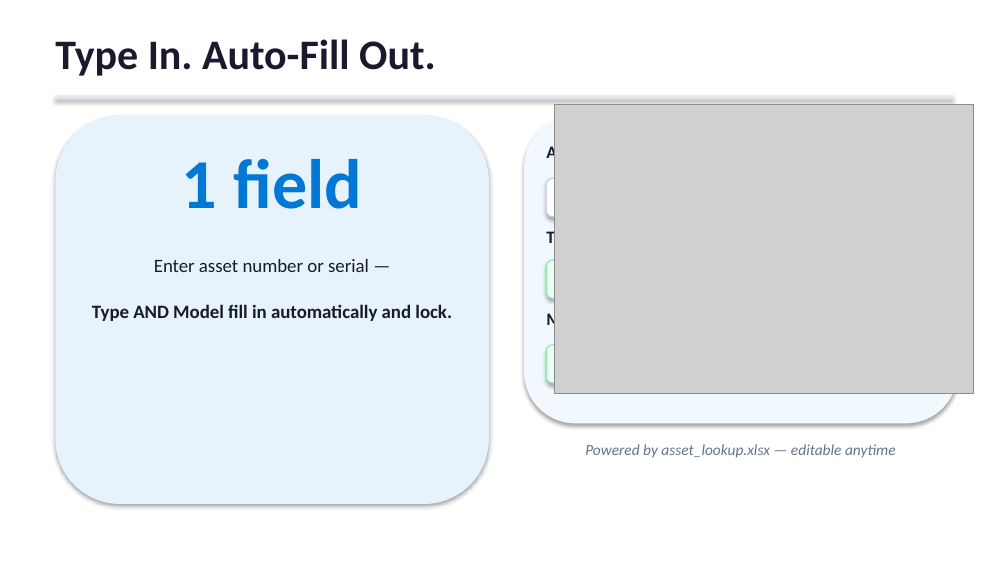
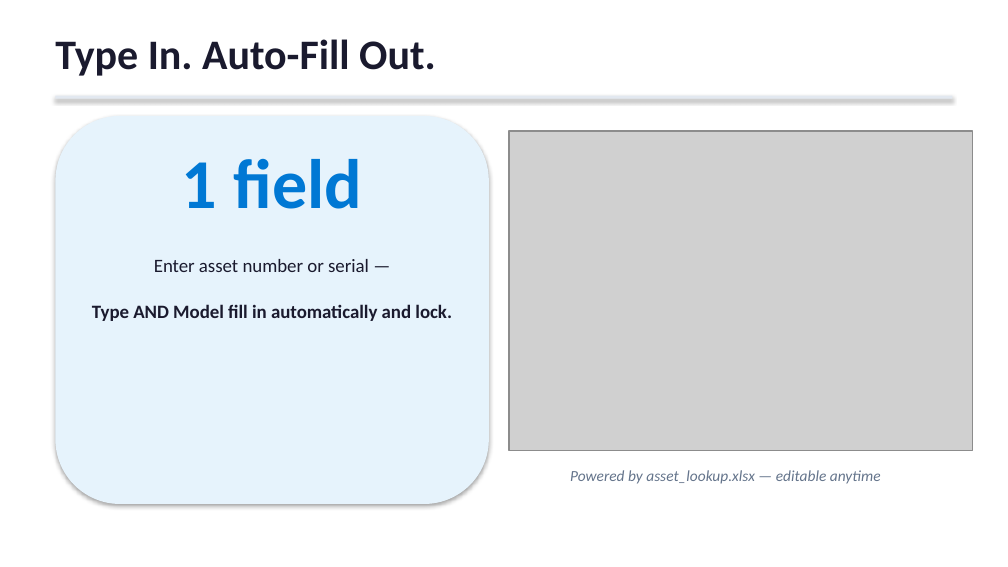
Before and after one commit to HaithamEldesouky/AssetManager, a slide deck: slide 5 of AssetManager_Presentation.pptx. Drawn at 1008x567 pixels with LibreOffice and Linux fonts; fonts in the diff are those of the drawing; grey boxes stand for pictures. Boxes give left, top, right and bottom in pixels: in the first picture for what was removed or moved away, otherwise in the second. Text is boxed around its words. In the diff, an @@ line names an element or a change of style, - is before the commit and + after.

```diff
--- a/AssetManager_Presentation.pptx
+++ b/AssetManager_Presentation.pptx
@@ rounded rectangle removed at box(524, 116, 958, 423) @@
@@ picture: place and size @@
-picture at box(554, 105, 974, 394)
+picture at box(509, 131, 973, 451)
@@ text removed at box(546, 144, 585, 163) @@
-Asset Number:
@@ rounded rectangle removed at box(546, 178, 939, 217) @@
@@ text removed at box(546, 229, 585, 248) @@
-Type:
@@ rounded rectangle removed at box(546, 260, 939, 298) @@
@@ text removed at box(546, 311, 598, 330) @@
-Model:
@@ rounded rectangle removed at box(546, 345, 939, 383) @@
@@ text "Powered by asset_lookup.xlsx — editable ...": place and size @@
-text "Powered by asset_lookup.xlsx — editable ..." at box(585, 444, 896, 458)
+text "Powered by asset_lookup.xlsx — editable ..." at box(570, 470, 881, 484)
```
Also in this commit, not shown: 5 other slides changed.
